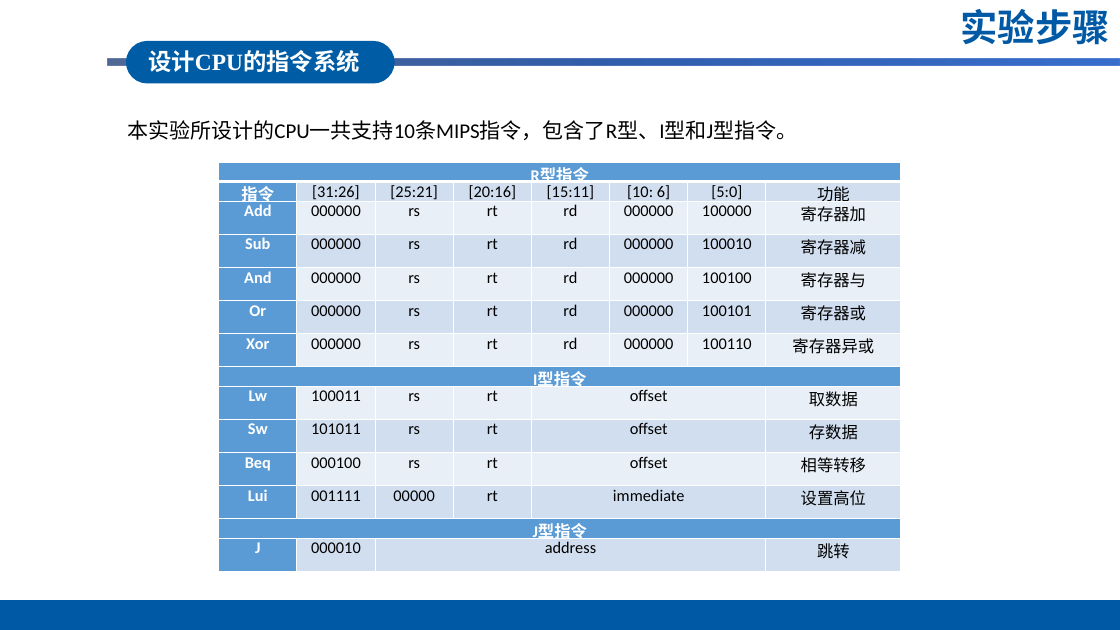
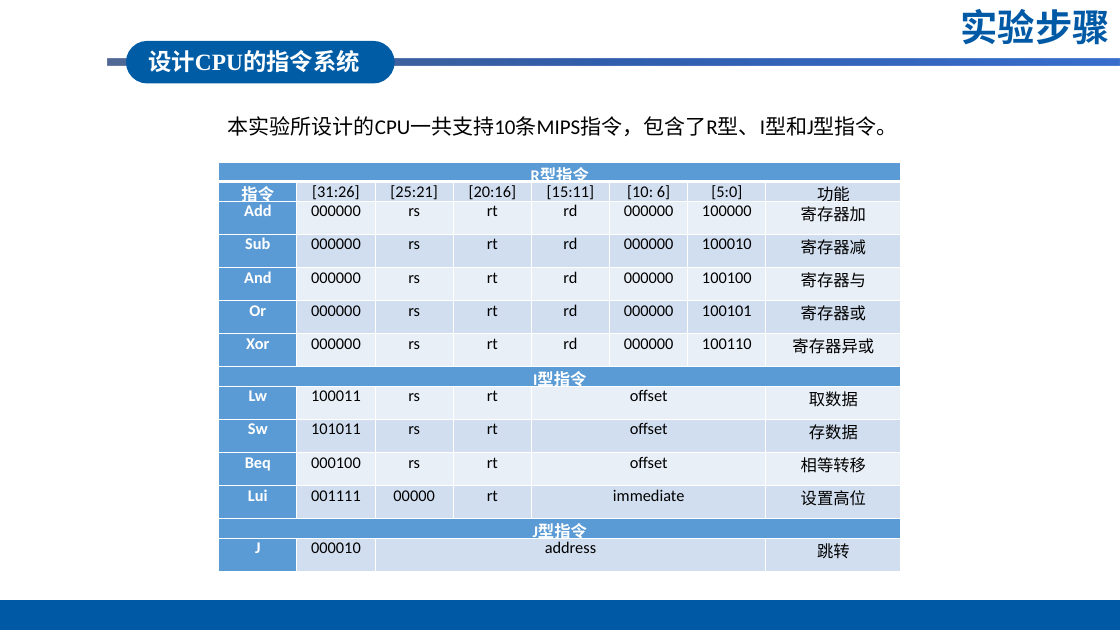
Before and after one commit to itungsten/Computer-Organization, a slide deck: slide 4 of 答辩PPT.pptx. Drawn at 1120x630 pixels with LibreOffice and Linux fonts; fonts in the diff are those of the drawing; background and template pictures are left out. Boxes give left, top, right and bottom in pixels: in the first picture for what was removed or moved away, otherwise in the second. Text is boxed around its words. In the diff, an @@ line names an element or a change of style, - is before the commit and + after.

```diff
--- a/答辩PPT.pptx
+++ b/答辩PPT.pptx
@@ text "本实验所设计的CPU一共支持10条MIPS指令，包含了R型、I型和J型指令。": place and size @@
-text "本实验所设计的CPU一共支持10条MIPS指令，包含了R型、I型和J型指令。" at [127,120,797,140]
+text "本实验所设计的CPU一共支持10条MIPS指令，包含了R型、I型和J型指令。" at [228,116,898,136]
```
Also in this commit, not shown: 6 other slides changed.
